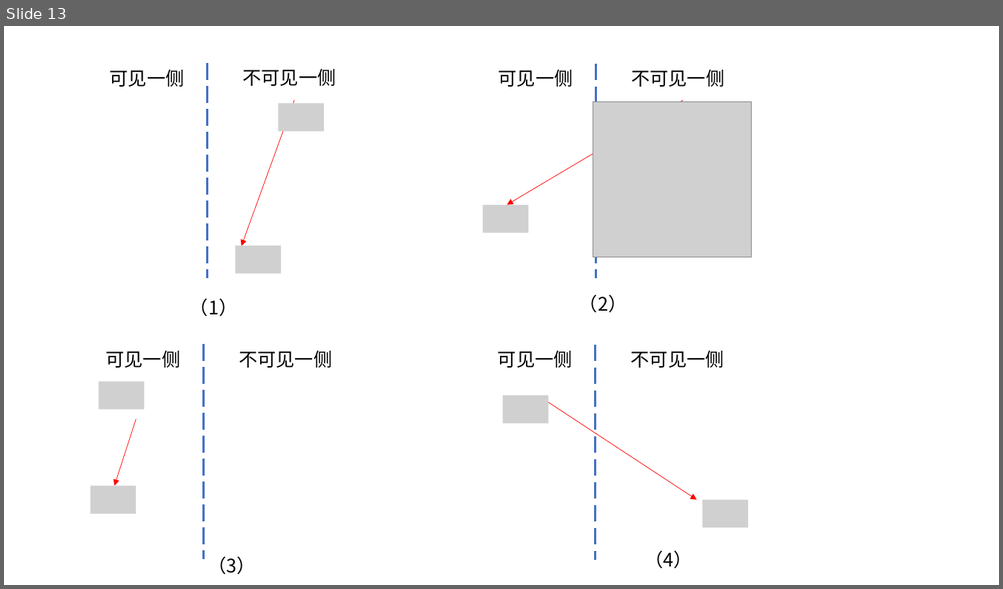
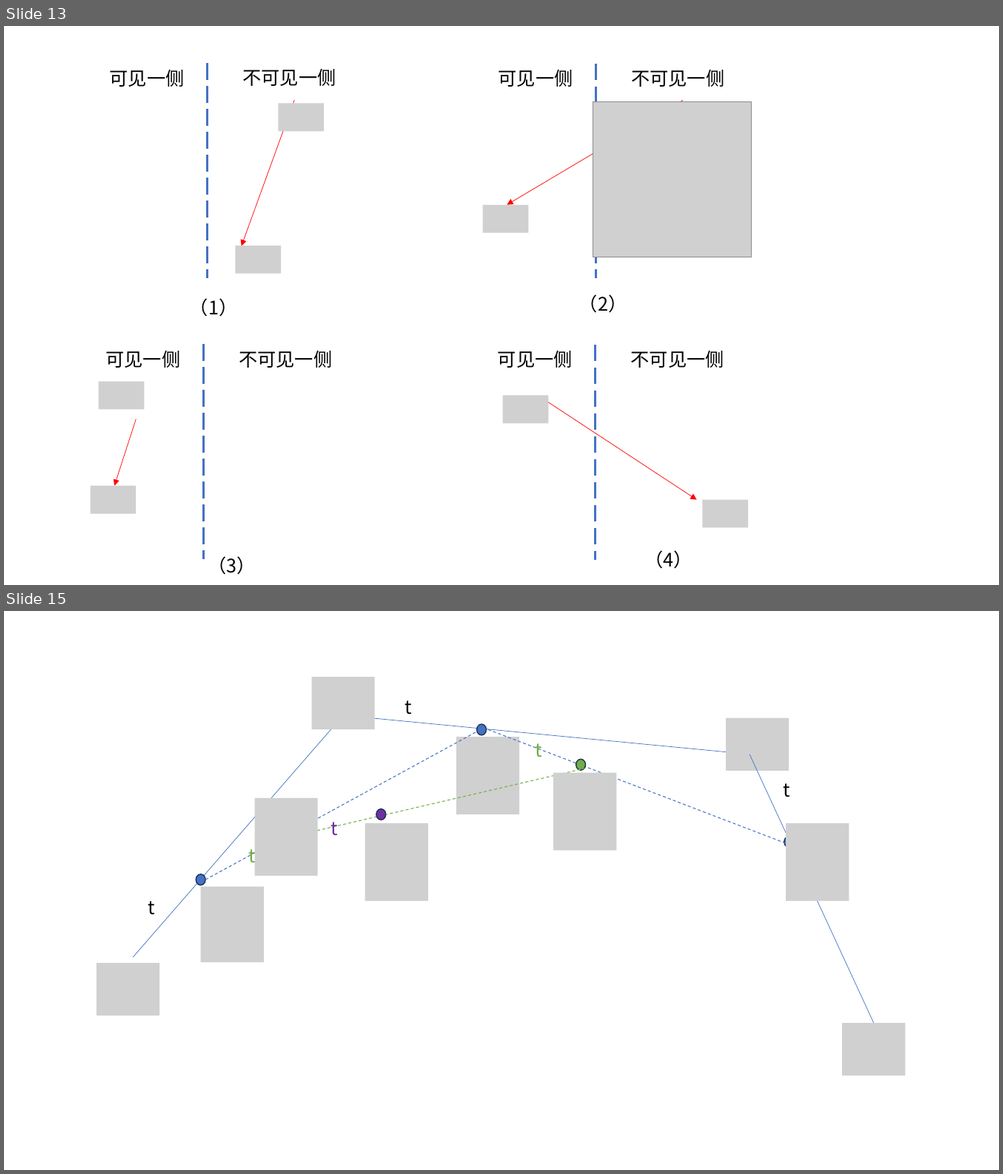
Before and after one commit to YYHHOrganization/PrepareForWorkNotes, a slide deck: 计算机图形学/图形学教程/Leson_9.pptx. Shown one above the other, each under a label of ours: slide 13 before the commit, slides 13 and 15 after it; the slides between them are not shown. The pictures are 1003x589 and 1003x1174 pixels, drawn with LibreOffice and Linux fonts; fonts in the diff are those of the drawing; grey boxes stand for pictures. Boxes give left, top, right and bottom in pixels: in the first picture for what was removed or moved away, otherwise in the second. Text is boxed around its words. In the diff, an @@ line names an element or a change of style, - is before the commit and + after.

```diff
--- a/计算机图形学/图形学教程/Leson_9.pptx
+++ b/计算机图形学/图形学教程/Leson_9.pptx
@@ slide 15 added at (4,611,999,1170), background #FFFFFF @@
@@ picture added at (311,677,375,729) @@
@@ line added from (133, 958) to (344, 715), #4472C4 0.5 pt @@
@@ line added from (344, 715) to (749, 755), #4472C4 0.5 pt @@
@@ text added at (404,701,412,715), 18 pt, text #000000 @@
+t
@@ picture added at (726,718,789,771) @@
@@ line added from (205, 880) to (482, 729), #4472C4 0.75 pt dashed @@
@@ picture added at (456,737,520,815) @@
@@ ellipse added at (476,724,486,735), fill #4472C4, outline #1E3256 1 pt @@
@@ line added from (478, 726) to (792, 846), #4472C4 0.75 pt dashed @@
@@ text added at (535,743,543,758), 18 pt, text #70AD47 @@
+t
@@ ellipse added at (575,760,585,771), fill #70AD47, outline #1E3256 1 pt @@
@@ line added from (749, 755) to (874, 1024), #4472C4 0.5 pt @@
@@ line added from (291, 837) to (583, 769), #70AD47 0.75 pt dashed @@
@@ picture added at (553,773,617,851) @@
@@ text added at (783,783,791,797), 18 pt, text #000000 @@
+t
@@ picture added at (255,798,318,876) @@
@@ ellipse added at (376,809,386,820), fill #7030A0, outline #1E3256 1 pt @@
@@ text added at (331,822,338,836), 18 pt, text #7030A0 @@
+t
@@ picture added at (365,823,429,901) @@
@@ picture added at (786,823,849,901) @@
@@ text added at (249,849,256,863), 18 pt, text #70AD47 @@
+t
@@ ellipse added at (784,836,794,848), fill #4472C4, outline #1E3256 1 pt @@
@@ ellipse added at (196,874,205,886), fill #4472C4, outline #1E3256 1 pt @@
@@ picture added at (201,887,264,963) @@
@@ text added at (148,901,156,915), 18 pt, text #000000 @@
+t
@@ picture added at (96,963,160,1016) @@
@@ picture added at (842,1024,905,1076) @@
```
Also in this commit, not shown: 2 other slides added, 2 slides removed, 25 other files.
